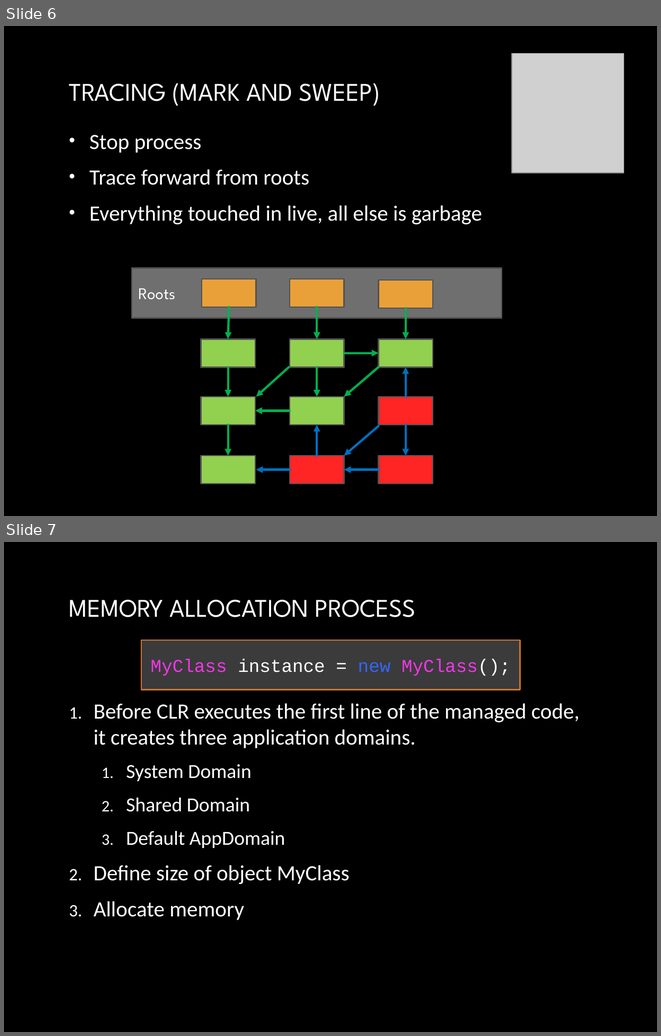
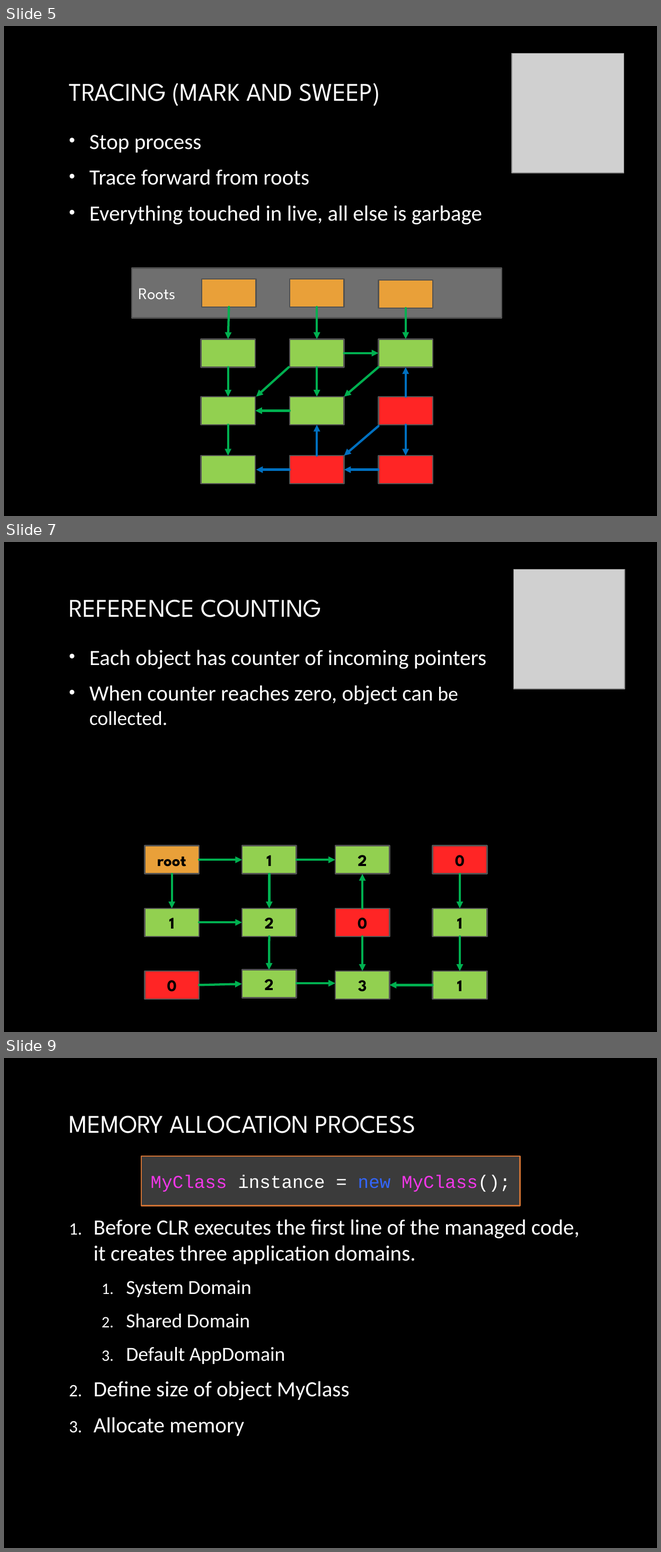
Before and after one commit to yuriyshapovalov/slides, a slide deck: ppt/Garbage collection in dotnet.pptx. Shown one above the other, each under a label of ours: slides 6 and 7 before the commit, slides 5, 7 and 9 after it; the slides between them are not shown. The pictures are 661x1036 and 661x1552 pixels, drawn with LibreOffice and Linux fonts; fonts in the diff are those of the drawing; grey boxes stand for pictures; background and template pictures are left out. Boxes give left, top, right and bottom in pixels: in the first picture for what was removed or moved away, otherwise in the second. Text is boxed around its words. In the diff, an @@ line names an element or a change of style, - is before the commit and + after.

```diff
--- a/ppt/Garbage collection in dotnet.pptx
+++ b/ppt/Garbage collection in dotnet.pptx
@@ slide 7 added at [4,542,657,1032], background picture (left out) @@
@@ picture added at [514,570,625,689] @@
@@ title added at [69,599,321,617], 28 pt, text gradient #FFFFFF to #BFBFBF @@
+REFERENCE COUNTING
@@ text added at [89,650,486,725], 24 pt, text gradient #FFFFFF to #BFBFBF @@
+• Each object has counter of incoming pointers
+• When counter reaches zero, object can be collected.
@@ rectangle added at [144,846,199,874], fill #E9A039, outline #525252 1.5 pt, 18 pt, text #000000, bold @@
+root
@@ arrow added from (199, 859) to (242, 859), #00B050 2.5 pt @@
@@ rectangle added at [242,846,297,874], fill #92D050, outline #525252 1.5 pt, 18 pt, text #000000, bold @@
+1
@@ arrow added from (297, 859) to (335, 859), #00B050 2.5 pt @@
@@ rectangle added at [335,846,389,874], fill #92D050, outline #525252 1.5 pt, 18 pt, text #000000, bold @@
+2
@@ rectangle added at [432,846,486,874], fill #FF2525, outline #525252 1.5 pt, 18 pt, text #000000, bold @@
+0
@@ arrow added from (172, 874) to (172, 908), #00B050 2.5 pt @@
@@ arrow added from (269, 874) to (269, 908), #00B050 2.5 pt @@
@@ arrow added from (362, 908) to (362, 874), #00B050 2.5 pt @@
@@ arrow added from (460, 874) to (460, 908), #00B050 2.5 pt @@
@@ rectangle added at [144,908,199,936], fill #92D050, outline #525252 1.5 pt, 18 pt, text #000000, bold @@
+1
@@ arrow added from (199, 922) to (242, 922), #00B050 2.5 pt @@
@@ rectangle added at [242,908,297,936], fill #92D050, outline #525252 1.5 pt, 18 pt, text #000000, bold @@
+2
@@ rectangle added at [335,908,389,936], fill #FF2525, outline #525252 1.5 pt, 18 pt, text #000000, bold @@
+0
@@ rectangle added at [432,908,486,936], fill #92D050, outline #525252 1.5 pt, 18 pt, text #000000, bold @@
+1
@@ arrow added from (269, 936) to (269, 970), #00B050 2.5 pt @@
@@ arrow added from (362, 936) to (362, 971), #00B050 2.5 pt @@
@@ arrow added from (460, 936) to (460, 971), #00B050 2.5 pt @@
@@ rectangle added at [144,971,199,999], fill #FF2525, outline #525252 1.5 pt, 18 pt, text #000000, bold @@
+0
@@ rectangle added at [241,970,296,998], fill #92D050, outline #525252 1.5 pt, 18 pt, text #000000, bold @@
+2
@@ rectangle added at [335,971,389,999], fill #92D050, outline #525252 1.5 pt, 18 pt, text #000000, bold @@
+3
@@ rectangle added at [432,971,486,999], fill #92D050, outline #525252 1.5 pt, 18 pt, text #000000, bold @@
+1
@@ arrow added from (199, 985) to (241, 983), #00B050 2.5 pt @@
@@ arrow added from (297, 983) to (335, 983), #00B050 2.5 pt @@
@@ arrow added from (432, 985) to (390, 985), #00B050 2.5 pt @@
@@ what was slide 6 is now slide 5 @@
@@ what was slide 7 is now slide 9 @@
```
Also in this commit, not shown: 2 other slides added, 1 slide removed.
